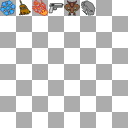
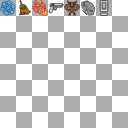
Comparing the layer stacks of the two (128, 128) images. Changes:
added layer "shotgun.png" above "rock.png" over [99, 0, 109, 16]
